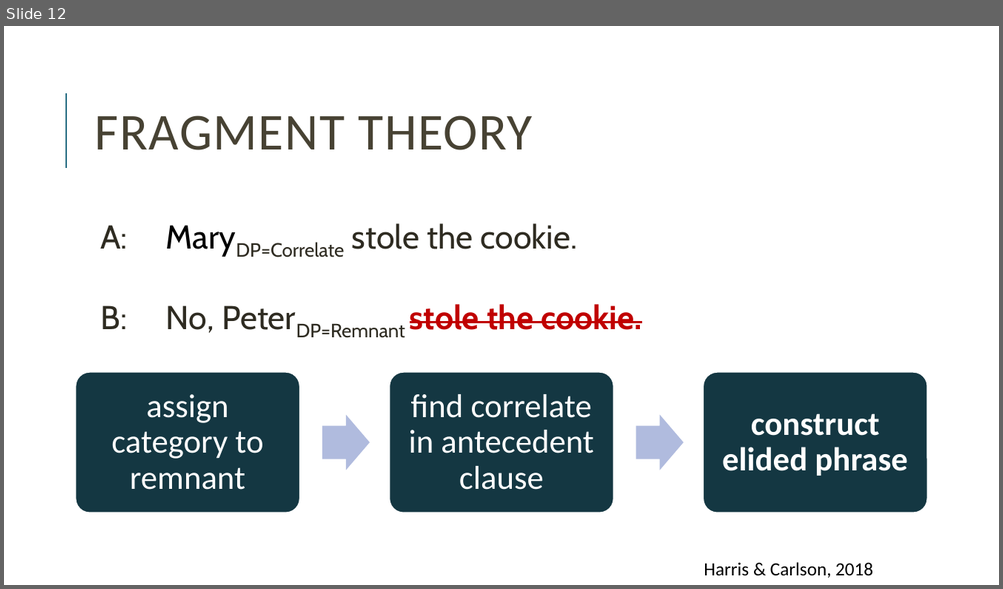
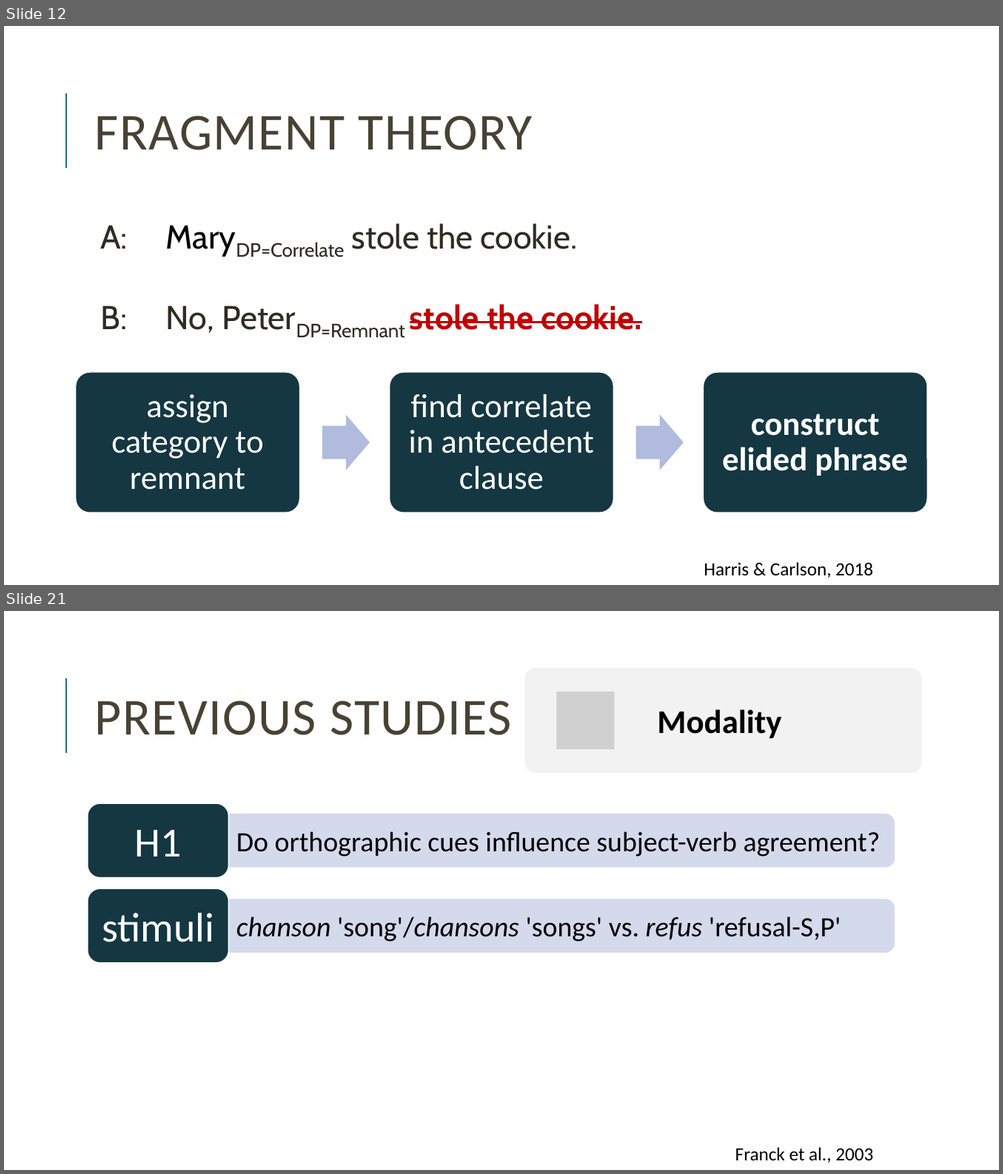
Before and after one commit to miriamschiele/MA, a slide deck: presentation/Miriam Schiele, MA presentation.pptx. Shown one above the other, each under a label of ours: slide 12 before the commit, slides 12 and 21 after it; the slides between them are not shown. The pictures are 1003x589 and 1003x1174 pixels, drawn with LibreOffice and Linux fonts; fonts in the diff are those of the drawing; grey boxes stand for pictures. Boxes give left, top, right and bottom in pixels: in the first picture for what was removed or moved away, otherwise in the second. Text is boxed around its words. In the diff, an @@ line names an element or a change of style, - is before the commit and + after.

```diff
--- a/presentation/Miriam Schiele, MA presentation.pptx
+++ b/presentation/Miriam Schiele, MA presentation.pptx
@@ slide 21 added at box(4, 611, 999, 1170), background #FFFFFF; not listed: 1 template element that a slide beside it also shows @@
@@ rounded rectangle added at box(525, 668, 922, 773), fill #F2F2F2 @@
@@ picture added at box(556, 692, 614, 749) @@
@@ title added at box(95, 701, 511, 735), 50 pt, text #474233 @@
+PREVIOUS STUDIES
@@ text added at box(657, 709, 781, 738), 32 pt, text #000000, bold @@
+Modality
@@ rounded rectangle added at box(88, 803, 228, 878), fill #143742, outline #FFFFFF 1 pt, 40 pt, text #FFFFFF @@
+H1
@@ rounded rectangle added at box(189, 815, 894, 867), fill #D4D9EC, outline #D4D9EC 1 pt, 27 pt, text #000000 @@
+• Do orthographic cues influence subject-verb agreement?
@@ rounded rectangle added at box(88, 889, 228, 963), fill #143742, outline #FFFFFF 1 pt, 40 pt, text #FFFFFF @@
+stimuli
@@ rounded rectangle added at box(189, 900, 894, 952), fill #D4D9EC, outline #D4D9EC 1 pt, 27 pt, text #000000 @@
+• chanson 'song'/chansons 'songs' vs. refus 'refusal-S,P'
@@ text added at box(735, 1147, 873, 1163), 18 pt, text #000000 @@
+Franck et al., 2003
```
Also in this commit, not shown: 3 slides changed, 3 other slides added.
